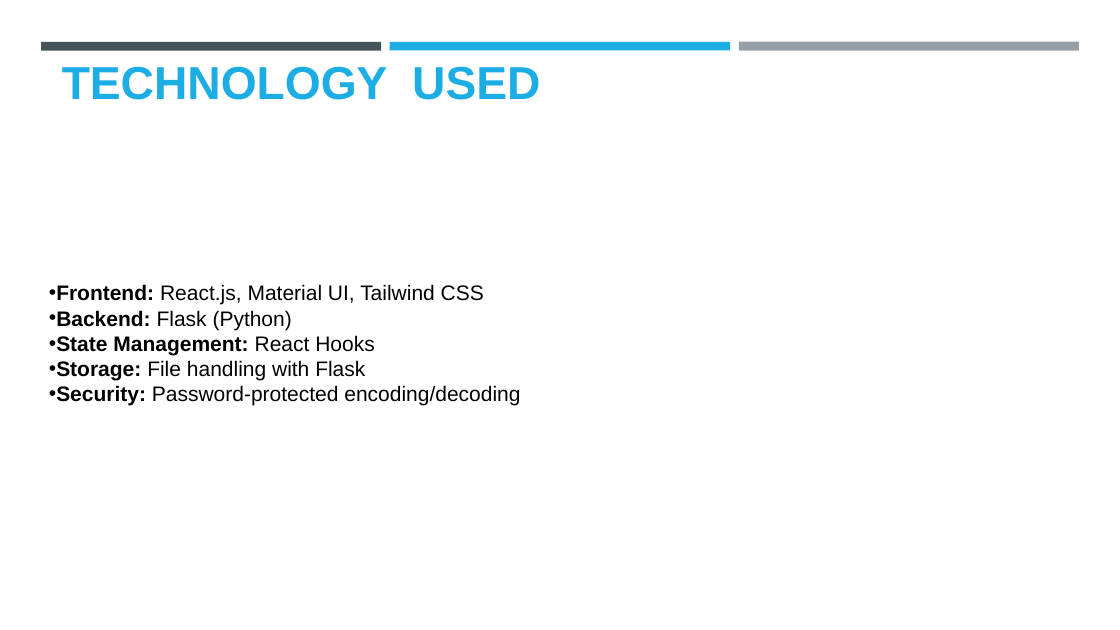
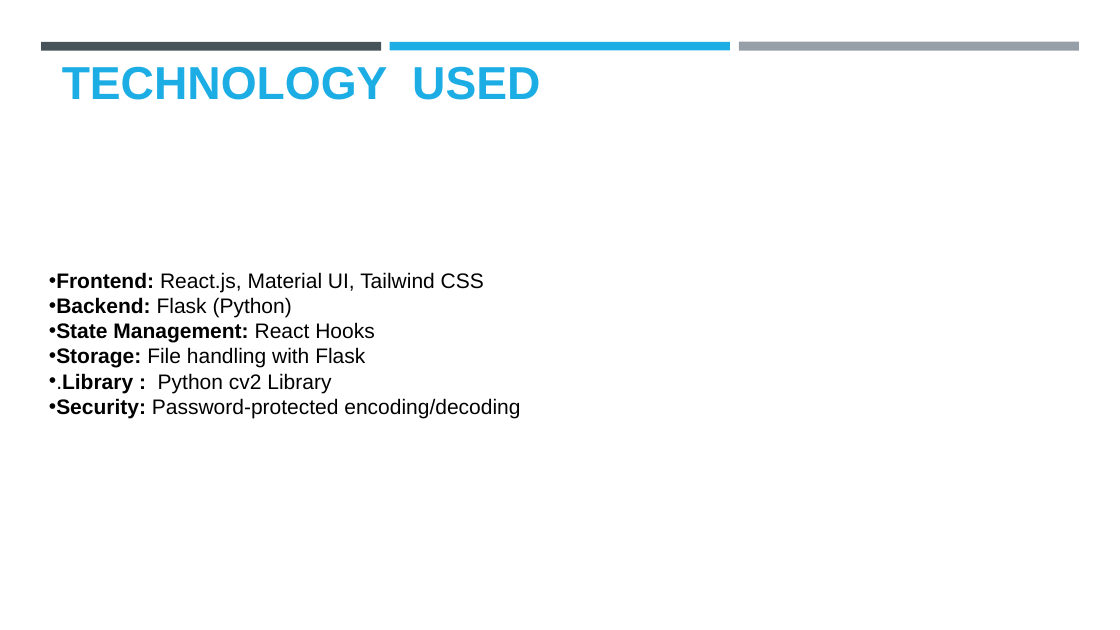
Before and after one commit to ankitgope/Invisible-Writing-React-Python, a slide deck: slide 4 of ANKIT GOPE_PRESENTATION.pptx. Drawn at 1120x630 pixels with LibreOffice and Linux fonts; fonts in the diff are those of the drawing; background and template pictures are left out. Boxes give left, top, right and bottom in pixels: in the first picture for what was removed or moved away, otherwise in the second. Text is boxed around its words. In the diff, an @@ line names an element or a change of style, - is before the commit and + after.

```diff
--- a/ANKIT GOPE_PRESENTATION.pptx
+++ b/ANKIT GOPE_PRESENTATION.pptx
@@ text "Frontend: React.js, Material UI, Tailwind ...": place and size @@
-text "Frontend: React.js, Material UI, Tailwind ..." at bbox=[56, 284, 520, 406]
+text "Frontend: React.js, Material UI, Tailwind ..." at bbox=[49, 272, 520, 418]
@@ text at bbox=[49, 373, 331, 394]: paragraph added @@
+• .Library : Python cv2 Library
```
Also in this commit, not shown: 4 other slides changed.
